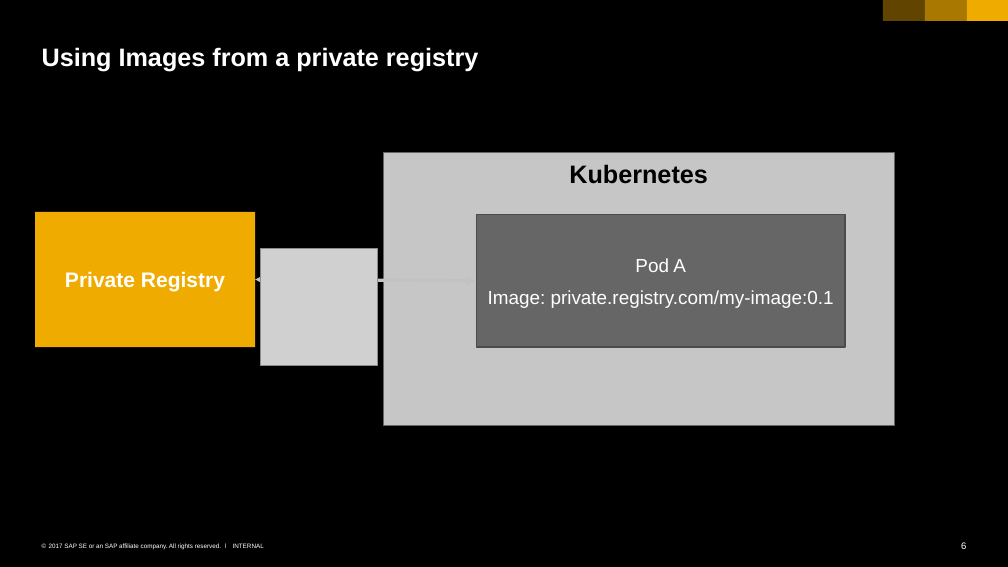
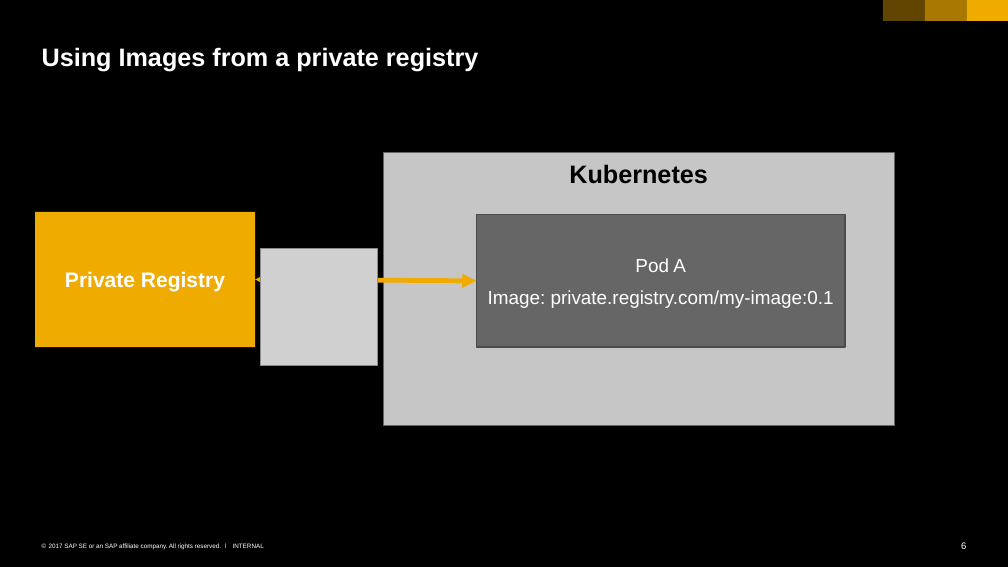
Before and after one commit to cuijiyao01/docker-k8s-training, a slide deck: slide 6 of kubernetes/08_administration.pptx. Drawn at 1008x567 pixels with LibreOffice and Linux fonts; fonts in the diff are those of the drawing; grey boxes stand for pictures. Boxes give left, top, right and bottom in pixels: in the first picture for what was removed or moved away, otherwise in the second. Text is boxed around its words. In the diff, an @@ line names an element or a change of style, - is before the commit and + after.

```diff
--- a/kubernetes/08_administration.pptx
+++ b/kubernetes/08_administration.pptx
@@ double arrow (255, 280) - (476, 280): stroke #C2C2C2 3 pt to #F0AB00 4.5 pt @@
```
Also in this commit, not shown: 4 other slides changed, 2 slides added, 1 slide removed.
